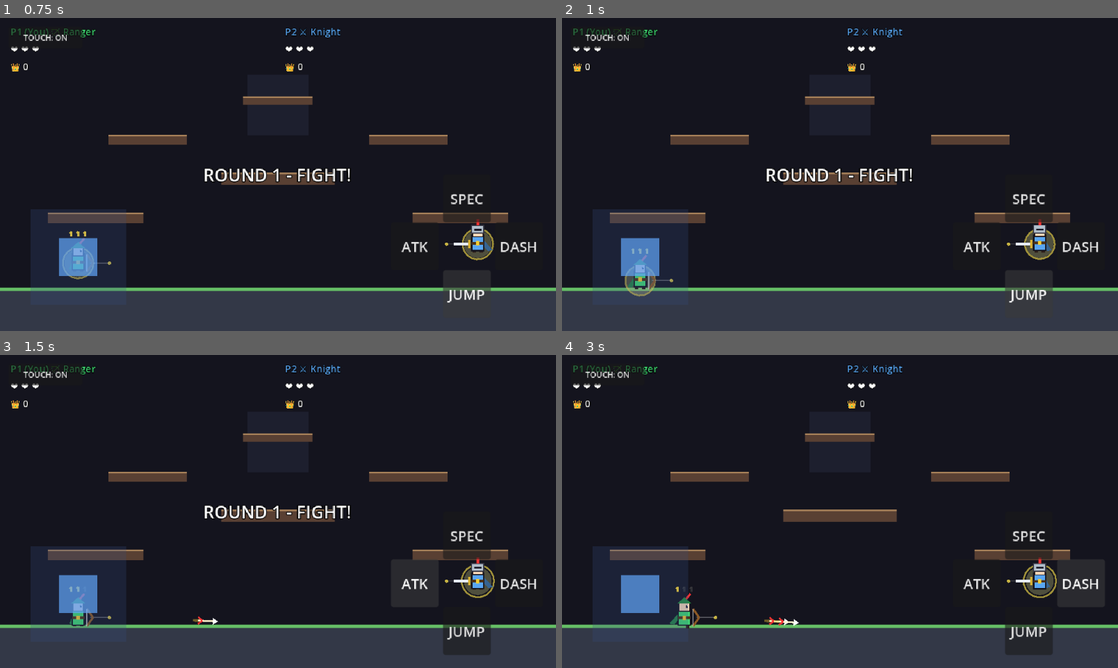
Above: before the commit, frames 1-4 (two rows, left to right).
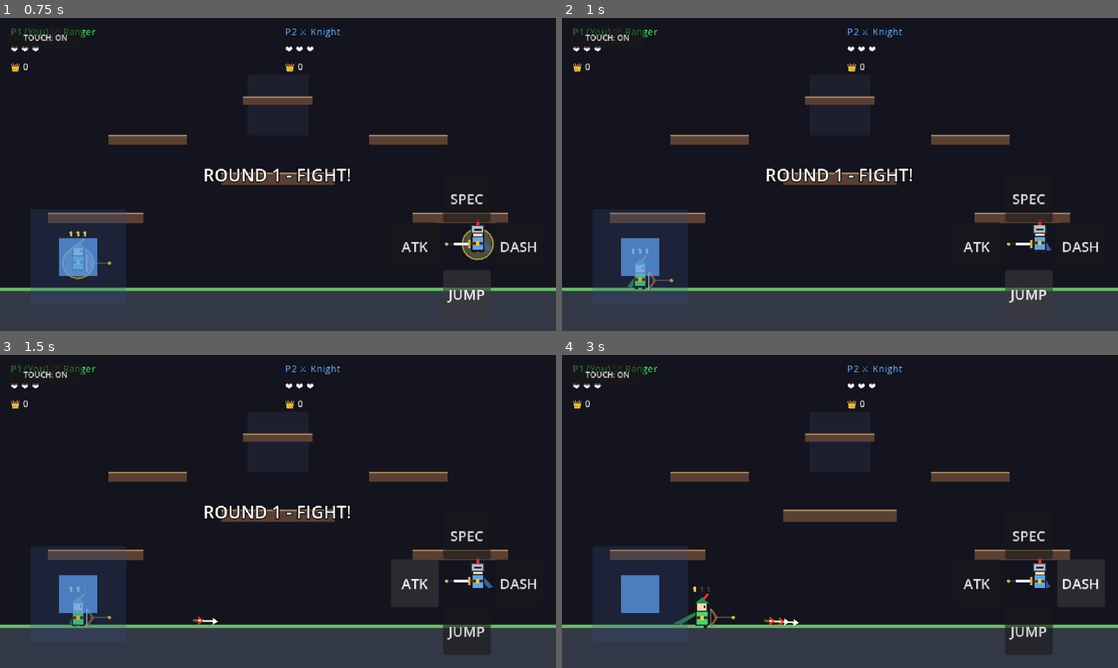
Above: after the commit, the same moments.

Repository: nemr118/tower_brawl
Game: Godot game, scene res://scenes/arena.tscn
The game is run twice, just before and just after one commit, with the same random seed, the same clock (stepped at 60 frames per second) and the same inputs. This scene is started directly instead of the project's main scene.
Inputs:
- Up to frame 1 (0.75 s): click "JUMP" at 0.5 s
- Up to frame 2 (1 s): no input
- Up to frame 3 (1.5 s): click "ATK" at 1.25 s
- Up to frame 4 (3 s): click "SPEC" at 2 s; click "DASH" at 2.75 s

Frame 1 is identical in both runs. In frame 2, 0.4% of the frame differs, in the area x 11-89%, y 67-90%; in frame 3, 0.3%; in frame 4, 0.8%, in the area x 19-89%, y 67-88%.

Commit message:
Make multiplayer bulletproof: fix infinite shield bug, add authoritative match score sync, and slot-based room reconnection

Diff:
--- a/scripts/arena.gd
+++ b/scripts/arena.gd
@@ -24,6 +24,8 @@
 
 func _ready():
 	NetworkManager.connect("player_hit_event", Callable(self, "_on_network_player_hit"))
+	NetworkManager.connect("round_end_sync", Callable(self, "_on_round_end_sync"))
+	NetworkManager.connect("new_round_sync", Callable(self, "_on_new_round_sync"))
 	_start_new_match()
 
 func _input(event):
@@ -32,10 +34,6 @@
 			_cycle_player_class(1)
 		elif event.keycode == KEY_F2:
 			_cycle_player_class(2)
-		elif event.keycode == KEY_F3:
-			_cycle_player_class(3)
-		elif event.keycode == KEY_F4:
-			_cycle_player_class(4)
 		elif event.keycode == KEY_R:
 			Global.reset_scores()
 			_start_new_match()
@@ -58,16 +56,13 @@
 	is_round_over = false
 	_clear_projectiles()
 
-	# Set touch controller to control my assigned player ID
 	if touch_controls:
 		touch_controls.my_input_prefix = "p" + str(NetworkManager.my_player_id) + "_"
 
-	# Reset stocks
 	for p_id in Global.player_configs:
 		if Global.player_configs[p_id]["active"]:
 			player_stocks[p_id] = Global.max_stocks
 
-	# Spawn active players
 	for p_id in Global.player_configs:
 		if not Global.player_configs[p_id]["active"]:
 			continue
@@ -126,23 +121,53 @@
 
 	if alive_players.size() <= 1 and not is_round_over:
 		is_round_over = true
-		if alive_players.size() == 1:
-			var winner_id = alive_players[0]
+		var winner_id = alive_players[0] if alive_players.size() == 1 else 0
+
+		if winner_id > 0:
 			Global.player_scores[winner_id] += 1
 			_update_hud()
 
-			if Global.player_scores[winner_id] >= Global.match_score_limit:
-				_show_banner("👑 PLAYER " + str(winner_id) + " WINS THE MATCH! 👑\nPress [R] to Restart", 999.0)
-			else:
-				_show_banner("👑 PLAYER " + str(winner_id) + " WINS ROUND " + str(current_round) + "! 👑", 2.2)
-				await get_tree().create_timer(2.5).timeout
-				current_round += 1
-				_start_round()
+			# Broadcast authoritative round end to all clients
+			NetworkManager.send_data({
+				"type": "round_end",
+				"winner": winner_id,
+				"p1_score": Global.player_scores[1],
+				"p2_score": Global.player_scores[2],
+				"round": current_round
+			})
+
+			_display_round_winner(winner_id)
 		else:
 			_show_banner("DRAW ROUND!", 2.0)
 			await get_tree().create_timer(2.2).timeout
 			current_round += 1
 			_start_round()
+
+func _on_round_end_sync(winner_id: int, s1: int, s2: int, round_num: int):
+	is_round_over = true
+	Global.player_scores[1] = s1
+	Global.player_scores[2] = s2
+	current_round = round_num
+	_update_hud()
+	_display_round_winner(winner_id)
+
+func _display_round_winner(winner_id: int):
+	var winner_class = Global.CLASS_INFO[Global.player_configs[winner_id]["class"]]["name"]
+	var is_me = (winner_id == NetworkManager.my_player_id)
+
+	if Global.player_scores[winner_id] >= Global.match_score_limit:
+		var txt = "👑 " + ("YOU WON THE MATCH!" if is_me else "PLAYER " + str(winner_id) + " (" + winner_class + ") WINS THE MATCH!") + " 👑"
+		_show_banner(txt, 999.0)
+	else:
+		var txt = "👑 " + ("YOU WON ROUND " + str(current_round) + "!" if is_me else "PLAYER " + str(winner_id) + " (" + winner_class + ") WINS ROUND " + str(current_round) + "!") + " 👑"
+		_show_banner(txt, 2.2)
+		await get_tree().create_timer(2.6).timeout
+		current_round += 1
+		_start_round()
+
+func _on_new_round_sync(round_num: int):
+	current_round = round_num
+	_start_round()
 
 func _show_banner(text: String, duration: float):
 	banner_label.text = text
--- a/scripts/character_select.gd
+++ b/scripts/character_select.gd
@@ -51,6 +51,8 @@
 func _ready():
 	local_player_id = NetworkManager.my_player_id
 	NetworkManager.connect("connected_to_server", Callable(self, "_on_connected_to_server"))
+	NetworkManager.connect("player_joined_room", Callable(self, "_on_player_joined"))
+	NetworkManager.connect("player_left_room", Callable(self, "_on_player_left"))
 	NetworkManager.connect("opponent_locked_in", Callable(self, "_on_opponent_locked_in"))
 
 	_update_showcase()
@@ -58,7 +60,17 @@
 
 func _on_connected_to_server(p_id: int):
 	local_player_id = p_id
-	print("🎯 Character Select updated local_player_id to: ", local_player_id)
+	print("🎯 Local player assigned to Slot P", local_player_id)
+	_update_roster()
+
+func _on_player_joined(p_id: int, _active):
+	print("👋 Player ", p_id, " joined the match room!")
+	_update_roster()
+
+func _on_player_left(p_id: int, _active):
+	print("🚪 Player ", p_id, " left the room.")
+	if p_id in locked_players:
+		locked_players.erase(p_id)
 	_update_roster()
 
 func _on_opponent_locked_in(opp_id: int, opp_class: int):
--- a/scripts/network_manager.gd
+++ b/scripts/network_manager.gd
@@ -4,11 +4,14 @@
 ## Handles real-time WebSocket communication for multi-screen, multi-device gameplay.
 
 signal connected_to_server(player_id)
+signal player_joined_room(p_id, active_players)
+signal player_left_room(p_id, active_players)
 signal opponent_locked_in(p_id, class_type)
 signal player_state_received(p_id, data)
 signal projectile_spawned(data)
 signal player_hit_event(killer_id, victim_id)
-signal round_start_event(round_num)
+signal round_end_sync(winner_id, p1_score, p2_score, round_num)
+signal new_round_sync(round_num)
 
 var ws: WebSocketPeer = WebSocketPeer.new()
 var is_connected: bool = false
@@ -61,8 +64,8 @@
 	elif state == WebSocketPeer.STATE_CLOSED:
 		if is_connected:
 			is_connected = false
-			print("❌ Disconnected from Relay Server. Reconnecting in 2s...")
-			await get_tree().create_timer(2.0).timeout
+			print("❌ Disconnected from Relay Server. Reconnecting in 1.5s...")
+			await get_tree().create_timer(1.5).timeout
 			_connect_to_server()
 
 func send_data(dict: Dictionary):
@@ -82,6 +85,23 @@
 		my_player_id = int(data.get("id", 1))
 		print("🎮 Assigned Player ID: ", my_player_id)
 		emit_signal("connected_to_server", my_player_id)
+
+		# Process any already locked opponents
+		var locked_map = data.get("locked_players", {})
+		for p_str in locked_map:
+			var p_id = int(p_str)
+			if p_id != my_player_id:
+				emit_signal("opponent_locked_in", p_id, int(locked_map[p_str]))
+
+	elif type == "player_joined":
+		var p_id = int(data.get("id", 1))
+		var active = data.get("active_players", [])
+		emit_signal("player_joined_room", p_id, active)
+
+	elif type == "player_left":
+		var p_id = int(data.get("id", 1))
+		var active = data.get("active_players", [])
+		emit_signal("player_left_room", p_id, active)
 
 	elif type == "lock_in":
 		var p_id = int(data.get("sender", 1))
@@ -103,6 +123,13 @@
 		var victim = int(data.get("victim", 1))
 		emit_signal("player_hit_event", killer, victim)
 
-	elif type == "start_round":
+	elif type == "round_end":
+		var winner = int(data.get("winner", 1))
+		var s1 = int(data.get("p1_score", 0))
+		var s2 = int(data.get("p2_score", 0))
 		var r_num = int(data.get("round", 1))
-		emit_signal("round_start_event", r_num)
+		emit_signal("round_end_sync", winner, s1, s2, r_num)
+
+	elif type == "new_round":
+		var r_num = int(data.get("round", 1))
+		emit_signal("new_round_sync", r_num)
--- a/scripts/player.gd
+++ b/scripts/player.gd
@@ -30,7 +30,7 @@
 
 var is_facing_right: bool = true
 var is_dead: bool = false
-var spawn_invuln_timer: float = 1.2
+var spawn_invuln_timer: float = 1.0
 var anim_time: float = 0.0
 
 # Aiming System
@@ -92,17 +92,28 @@
 
 	anim_time += delta * 12.0
 
-	# If this is a remote network player (opponent playing from phone/other device)
+	# Timers tick down for BOTH Local and Remote players so spawn shields NEVER get stuck!
+	if spawn_invuln_timer > 0.0:
+		spawn_invuln_timer -= delta
+	if shield_timer > 0.0:
+		shield_timer -= delta
+		if shield_timer <= 0.0:
+			is_shielding = false
+	if dash_timer > 0.0:
+		dash_timer -= delta
+		if dash_timer <= 0.0:
+			is_dashing = false
+
+	# REMOTE PLAYER REPLICATION
 	if not is_local_player:
 		if target_net_pos.length_squared() > 0.1:
-			global_position = global_position.lerp(target_net_pos, 22.0 * delta)
+			global_position = global_position.lerp(target_net_pos, 24.0 * delta)
 		queue_redraw()
 		return
 
-	# --- LOCAL PLAYER CONTROLLER ---
+	# LOCAL PLAYER CONTROLS
 	if attack_cooldown > 0.0: attack_cooldown -= delta
 	if special_cooldown > 0.0: special_cooldown -= delta
-	if spawn_invuln_timer > 0.0: spawn_invuln_timer -= delta
 	if dash_cooldown_timer > 0.0: dash_cooldown_timer -= delta
 
 	if class_type == Global.ClassType.MAGE and mage_charges < 3:
@@ -117,27 +128,20 @@
 			rogue_recharge_timer = 0.0
 
 	if is_dashing:
-		dash_timer -= delta
 		velocity = dash_dir * DASH_SPEED
 		move_and_slide()
 		_check_screen_wrap()
 		_sync_network_state(delta)
 		queue_redraw()
-		if dash_timer <= 0.0:
-			is_dashing = false
-			velocity = dash_dir * (SPEED * 0.5)
 		return
 
 	if is_shielding:
-		shield_timer -= delta
 		velocity.x = move_toward(velocity.x, 0.0, FRICTION * delta)
 		if not is_on_floor():
 			velocity.y += GRAVITY * delta
 		move_and_slide()
 		_sync_network_state(delta)
 		queue_redraw()
-		if shield_timer <= 0.0:
-			is_shielding = false
 		return
 
 	var prefix = "p" + str(player_id) + "_"
@@ -200,7 +204,7 @@
 
 func _sync_network_state(delta: float):
 	sync_timer += delta
-	if sync_timer >= 0.033: # 30 updates / sec
+	if sync_timer >= 0.033:
 		sync_timer = 0.0
 		NetworkManager.send_data({
 			"type": "sync_pos",
@@ -390,7 +394,7 @@
 		velocity.y = 80.0
 
 func take_hit(killer_id: int, _knockback_dir: Vector2):
-	if is_dead or spawn_invuln_timer > 0.0:
+	if is_dead or spawn_invuln_timer > 0.0 or is_dashing or is_shielding:
 		return
 
 	is_dead = true
@@ -398,6 +402,7 @@
 	collision_shape.set_deferred("disabled", true)
 	emit_signal("player_died", killer_id, player_id)
 
+	# If this is the local client who was hit, broadcast death packet
 	if is_local_player:
 		NetworkManager.send_data({
 			"type": "player_hit",
@@ -413,7 +418,7 @@
 	visible = true
 	is_dashing = false
 	is_shielding = false
-	spawn_invuln_timer = 1.3
+	spawn_invuln_timer = 1.0
 	collision_shape.set_deferred("disabled", false)
 	_apply_class_defaults()
 	_squash_and_stretch(0.5, 1.5)
Not shown, changed: build/web/index.html
Not shown, changed: build/web/index.pck
Not shown, changed: serve_game.py
